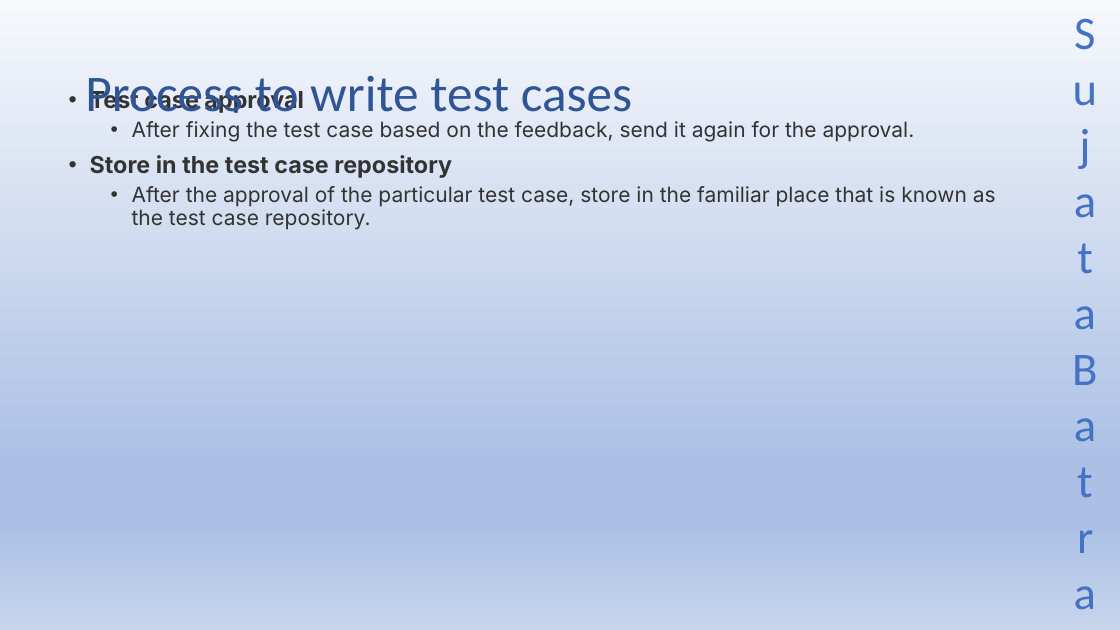
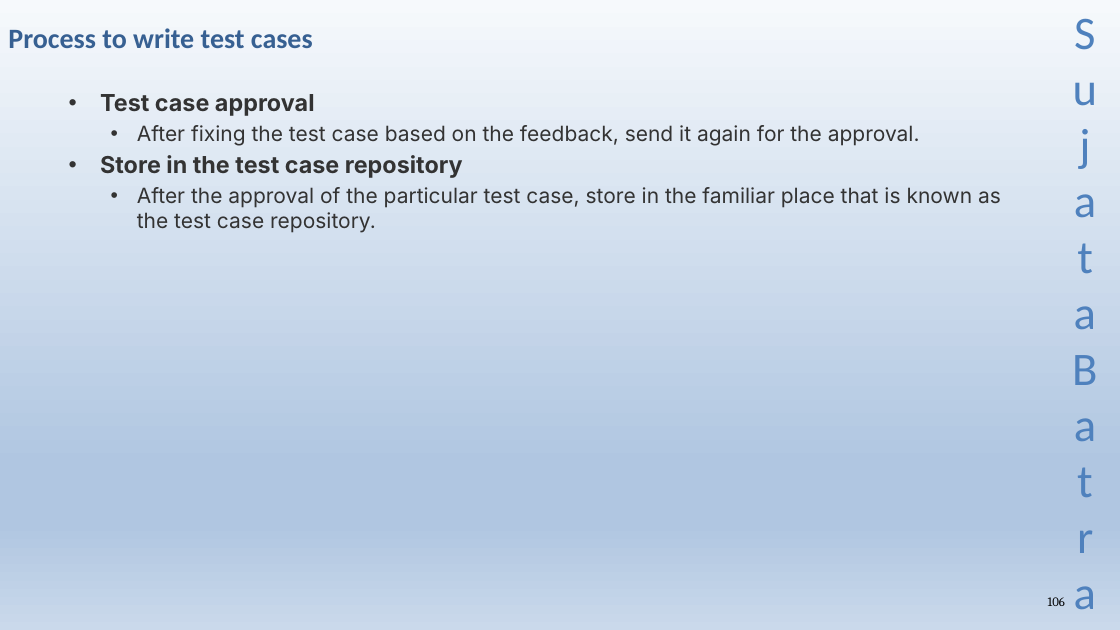
Before and after one commit to Sujatabatra/SapientNov2021QABatch, a slide deck: slide 106 of QA/QA Study Material.pptx (slide 105 before the commit). Drawn at 1120x630 pixels with LibreOffice and Linux fonts; fonts in the diff are those of the drawing. Boxes give left, top, right and bottom in pixels: in the first picture for what was removed or moved away, otherwise in the second. Text is boxed around its words. In the diff, an @@ line names an element or a change of style, - is before the commit and + after.

```diff
--- a/QA/QA Study Material.pptx
+++ b/QA/QA Study Material.pptx
@@ background gradient #F6F8FC to #ABC0E4 to #C7D5ED to gradient #F6F9FC to #B0C6E1 to #CAD9EB @@
@@ title "Process to write test cases": place and size @@
-title "Process to write test cases" at [85, 75, 633, 123]
+title "Process to write test cases" at [8, 28, 313, 48]
@@ title "Process to write test cases" at [8, 28, 313, 48]: size 44 to 24 pt, text colour #2F5597 to #376092, bold on; line spacing 0.9 to 1 @@
@@ text "Sujata Batra" at [1062, 0, 1109, 629]: text colour #4472C4 to #4F81BD @@
@@ text "Test case approval" at [100, 94, 1001, 233]: indent changed; line spacing 0.9 to 1; less space between paragraphs @@
@@ page number added at [1048, 597, 1065, 606], 11 pt, text #000000 @@
+106
```
Also in this commit, not shown: 102 other slides changed, 20 slides added.
